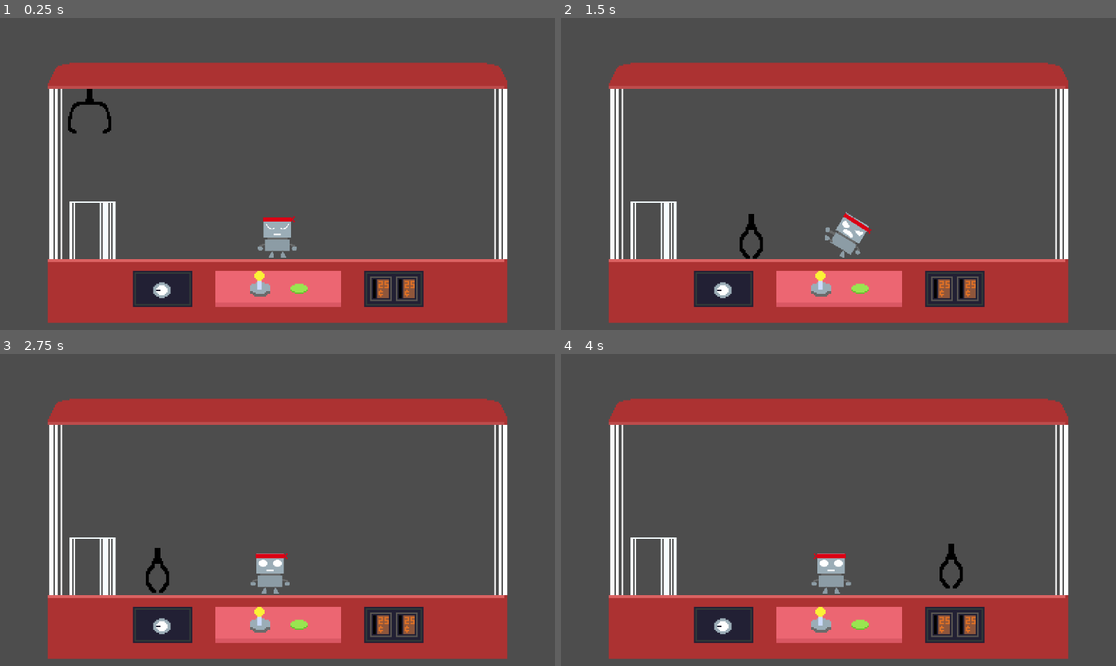
Above: before the commit, frames 1-4 (two rows, left to right).
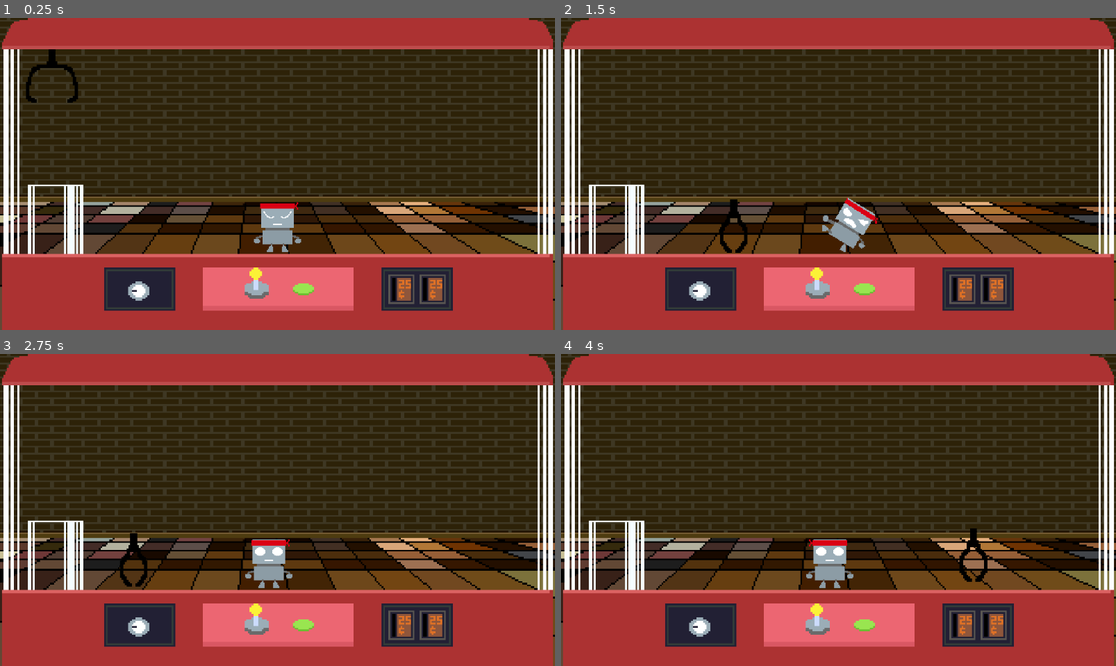
Above: after the commit, the same moments.

Repository: Jossulus/gamedevjs-jam
Game: Godot game, scene res://Scenes/game.tscn
Same seed, same stepped clock (60 frames per second), same inputs: the game is played once before the commit and once after it.
Inputs (mouse positions are in pixels of both pictures, inside the frame that each line leads up to):
- Up to frame 1 (0.25 s): no input
- Up to frame 2 (1.5 s): move the mouse to (960, 158) at 0.52 s; hold D (claw_right) from 0.53 s (still down); click (960, 158) at 0.6 s; tap W (claw_up) at 0.77 s; move the mouse to (727, 189) at 1.27 s; click (727, 189) at 1.35 s
- Up to frame 3 (2.75 s): tap W (claw_up) at 1.52 s; move the mouse to (333, 441) at 2.02 s; release D (claw_right) at 2.03 s; hold A (claw_left) from 2.03 s (still down); click (333, 441) at 2.1 s
- Up to frame 4 (4 s): move the mouse to (810, 572) at 2.77 s; release A (claw_left) at 2.78 s; hold D (claw_right) from 2.78 s (still down); click (810, 572) at 2.85 s; tap W (claw_up) at 3.02, 3.77 s; move the mouse to (1005, 556) at 3.52 s; click (1005, 556) at 3.6 s

The runs differ from the first frame. In frame 1, 88% of the frame differs, in the area x 0-100%, y 0-100%; in frame 2, 88%; in frame 3, 88%; in frame 4, 88%.

Commit message:
BG update

Diff:
--- a/gamedev.js-entry/Scenes/game.tscn
+++ b/gamedev.js-entry/Scenes/game.tscn
@@ -4,6 +4,7 @@
 [ext_resource type="Texture2D" uid="uid://bl4t6gcprkaov" path="res://Objects/Arcade/WideArcadeBG320x180.png" id="2_wrm1d"]
 [ext_resource type="Script" uid="uid://4gssiuyb1hh1" path="res://Objects/Drop Off Area/drop_off_area.gd" id="4_3dryh"]
 [ext_resource type="PackedScene" uid="uid://8autcvnmsahw" path="res://Objects/Items/Kick Robot/kick_robot.tscn" id="4_wowpa"]
+[ext_resource type="Texture2D" uid="uid://bhasyr683to64" path="res://Objects/Arcade/backgroundOnly.png" id="5_wowpa"]
 
 [sub_resource type="RectangleShape2D" id="RectangleShape2D_3dryh"]
 size = Vector2(257, 20)
@@ -21,8 +22,7 @@
 right_ground_marker = NodePath("../Boundary Markers/RightBoundary")
 
 [node name="Camera2D" type="Camera2D" parent="." unique_id=1779705703]
-position = Vector2(0, -13)
-zoom = Vector2(3, 3)
+zoom = Vector2(3.6, 3.6)
 
 [node name="Arcade" type="Sprite2D" parent="." unique_id=1178266821]
 z_index = 1
@@ -55,3 +55,7 @@
 shape = SubResource("WorldBoundaryShape2D_wowpa")
 
 [node name="KickRobot" parent="." unique_id=843346967 instance=ExtResource("4_wowpa")]
+
+[node name="BackgroundOnly" type="Sprite2D" parent="." unique_id=1464724672]
+z_index = -1
+texture = ExtResource("5_wowpa")
Not shown, added: gamedev.js-entry/Objects/Arcade/backgroundOnly.png.import
